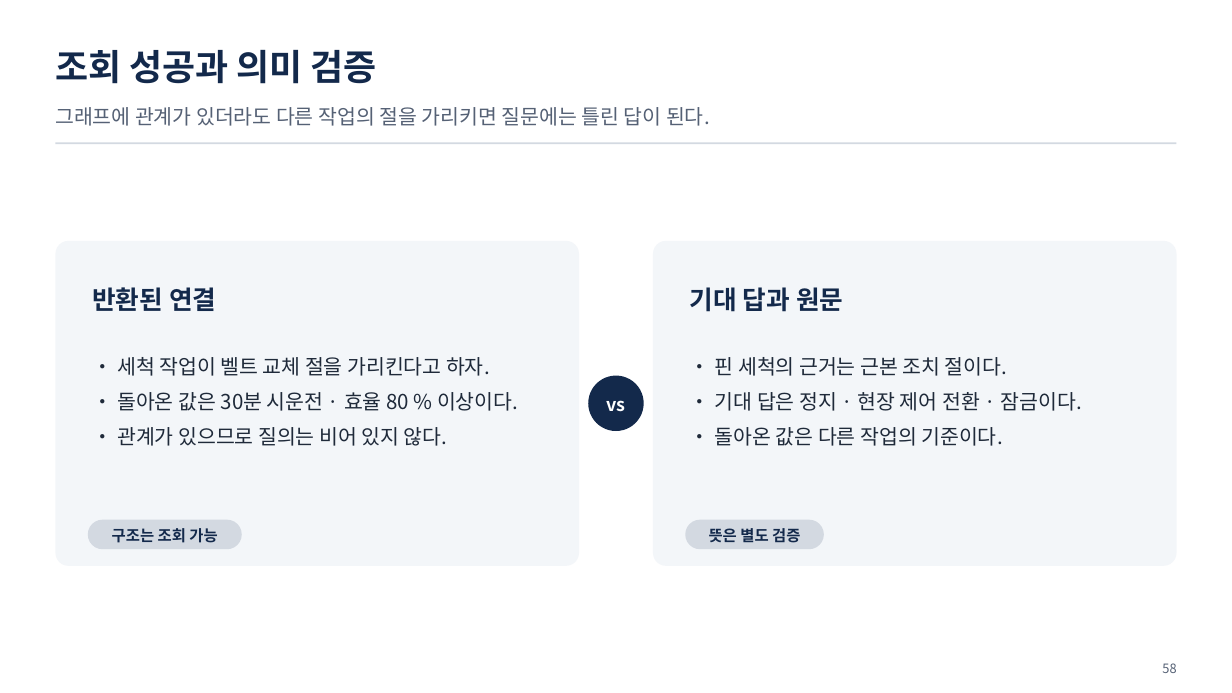
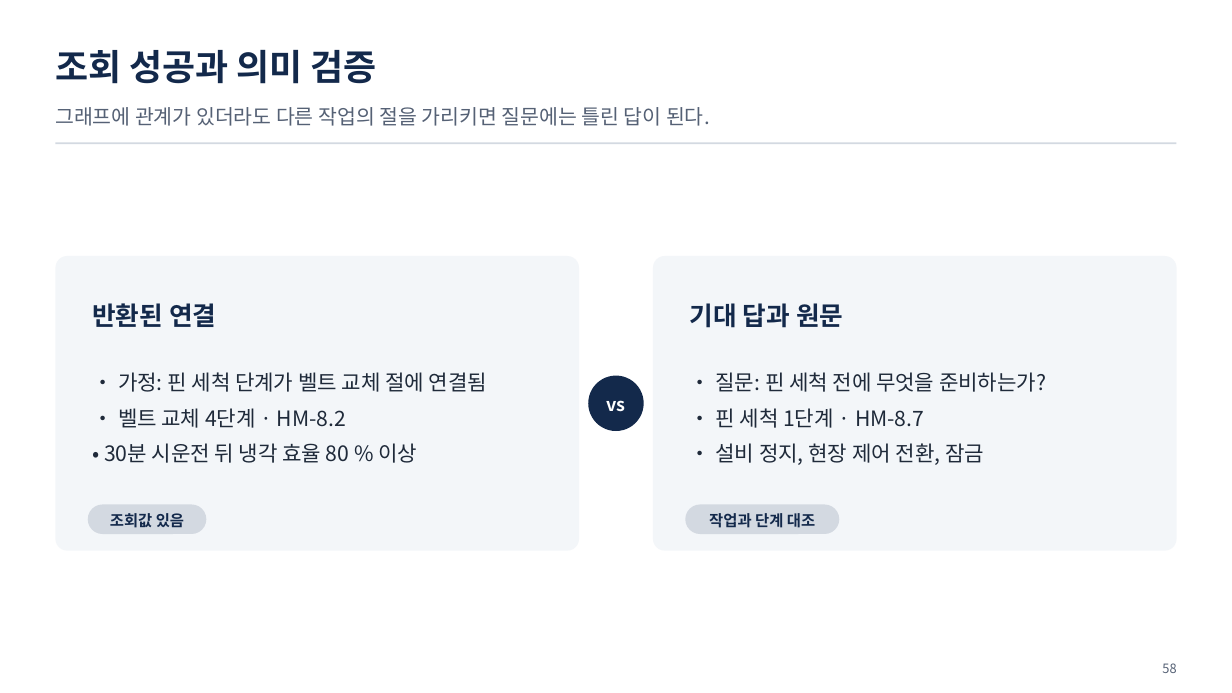
Before and after one commit to uengine-oss/hyd-iot-edu, a slide deck: slide 58 of workspace/강의제작/산출물/통합반/이론/04회차/통합반_04일차.pptx. Drawn at 1232x693 pixels with LibreOffice and Linux fonts; fonts in the diff are those of the drawing. Boxes give left, top, right and bottom in pixels: in the first picture for what was removed or moved away, otherwise in the second. Text is boxed around its words. In the diff, an @@ line names an element or a change of style, - is before the commit and + after.

Commit message:
통합반 4회차 56~66장 원문·조회 경계와 현장 승인 설명을 고치고 실제 렌더·낭독을 검증한다

```diff
--- a/workspace/강의제작/산출물/통합반/이론/04회차/통합반_04일차.pptx
+++ b/workspace/강의제작/산출물/통합반/이론/04회차/통합반_04일차.pptx
@@ rounded rectangle: place and size @@
-rounded rectangle at (55,241,579,567)
+rounded rectangle at (55,256,579,551)
@@ rounded rectangle: place and size @@
-rounded rectangle at (653,241,1177,567)
+rounded rectangle at (653,256,1177,551)
@@ text "반환된 연결": place and size @@
-text "반환된 연결" at (92,287,216,311)
+text "반환된 연결" at (92,303,216,327)
@@ text "기대 답과 원문": place and size @@
-text "기대 답과 원문" at (690,287,843,312)
+text "기대 답과 원문" at (690,303,843,328)
@@ text at (104,372,487,463): text changed; size 16 to 16.5 pt @@
-• 세척 작업이 벨트 교체 절을 가리킨다고 하자.
-• 돌아온 값은 30분 시운전 · 효율 80 % 이상이다.
-• 관계가 있으므로 질의는 비어 있지 않다.
+• 가정: 핀 세척 단계가 벨트 교체 절에 연결됨
+• 벨트 교체 4단계 · HM-8.2
+• 30분 시운전 뒤 냉각 효율 80 % 이상
@@ text at (716,372,1046,465): text changed; size 16 to 16.5 pt @@
-• 핀 세척의 근거는 근본 조치 절이다.
-• 기대 답은 정지 · 현장 제어 전환 · 잠금이다.
-• 돌아온 값은 다른 작업의 기준이다.
+• 질문: 핀 세척 전에 무엇을 준비하는가?
+• 핀 세척 1단계 · HM-8.7
+• 설비 정지, 현장 제어 전환, 잠금
@@ rounded rectangle: place and size @@
-rounded rectangle at (88,519,242,549)
+rounded rectangle at (88,505,206,534)
@@ rounded rectangle: place and size @@
-rounded rectangle at (686,519,824,549)
+rounded rectangle at (686,505,840,534)
@@ text at (110,513,184,528): text changed @@
-구조는 조회 가능
+조회값 있음
@@ text at (709,513,815,528): text changed @@
-뜻은 별도 검증
+작업과 단계 대조
```
Also in this commit, not shown: 10 other slides changed, 29 other files.
